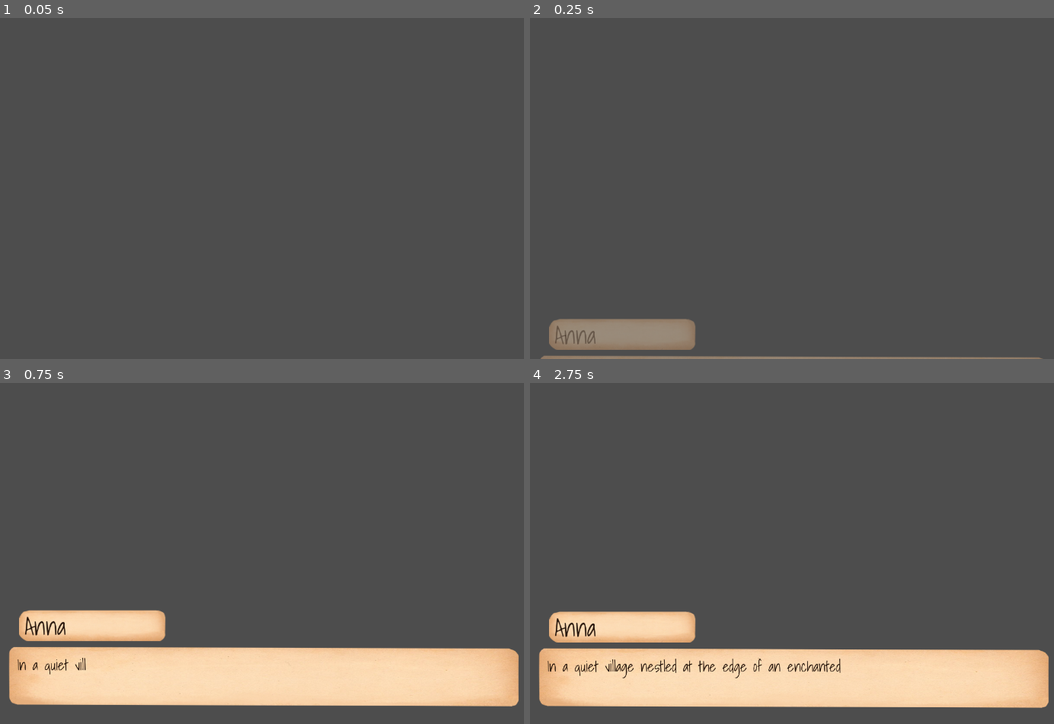
Above: before the commit, frames 1-4 (two rows, left to right).
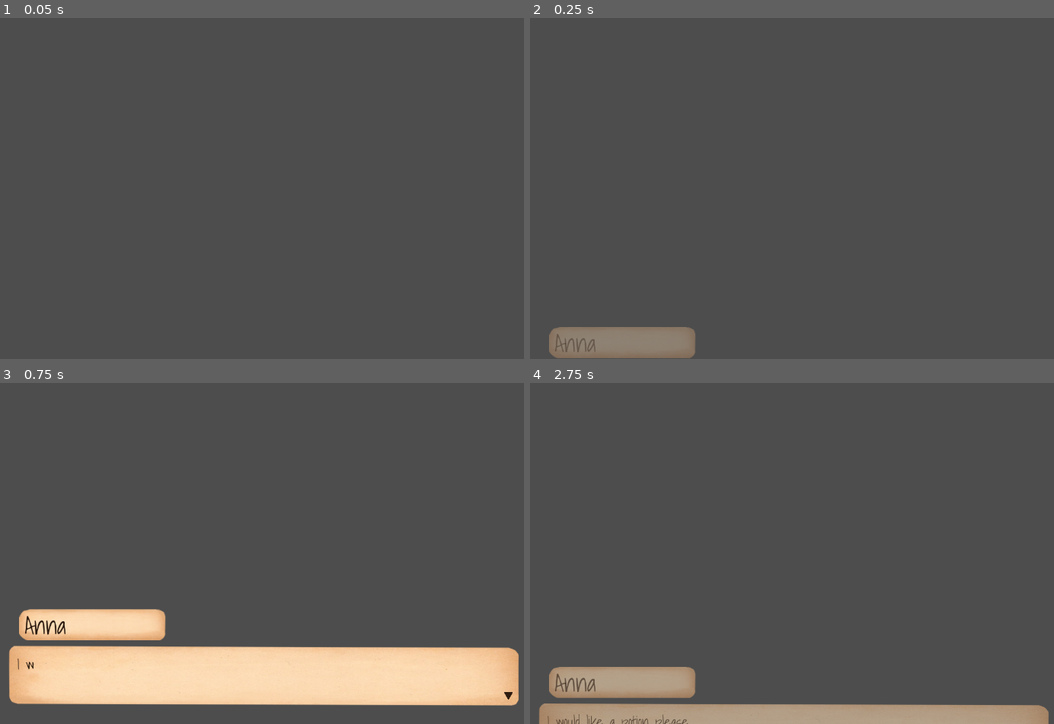
Above: after the commit, the same moments.

Repository: Corbinhol/Hex-Haggles
Game: Godot game, scene res://Scenes/Rooms/Game.tscn
Two runs of this game, one before a commit and one after it. Both use one fixed random seed, a clock stepped at 60 frames per second and the inputs below.
Inputs:
- Up to frame 1 (0.05 s): no input
- Up to frame 2 (0.25 s): no input
- Up to frame 3 (0.75 s): tap Space (Accept) at 0.6 s
- Up to frame 4 (2.75 s): tap Space (Accept) at 1.35, 2.1 s

Frame 1 is identical in both runs. In frame 2, 1.9% of the frame differs, in the area x 2-98%, y 88-100%; in frame 3, 1.3%; in frame 4, 24%, in the area x 1-99%, y 66-100%.

Commit message:
Finished Base Dialogue

Diff:
--- a/Scenes/Rooms/Game.tscn
+++ b/Scenes/Rooms/Game.tscn
@@ -28,6 +28,17 @@
 "points": PackedFloat32Array(268, -0.25, 0, 0.25, 0, 268, -0.25, 0, 0.25, 0),
 "times": PackedFloat32Array(0, 0.433333)
 }
+tracks/2/type = "bezier"
+tracks/2/imported = false
+tracks/2/enabled = true
+tracks/2/path = NodePath(".:modulate:a")
+tracks/2/interp = 1
+tracks/2/loop_wrap = true
+tracks/2/keys = {
+"handle_modes": PackedInt32Array(0, 0),
+"points": PackedFloat32Array(1, -0.25, 0, 0.25, 0, 0, -0.25, 0, 0.25, 0),
+"times": PackedFloat32Array(0.166667, 0.433333)
+}
 
 [sub_resource type="Animation" id="Animation_qi0ad"]
 length = 0.001
@@ -53,6 +64,17 @@
 "points": PackedFloat32Array(268, -0.0005, 0, 0.0005, 0),
 "times": PackedFloat32Array(0)
 }
+tracks/2/type = "bezier"
+tracks/2/imported = false
+tracks/2/enabled = true
+tracks/2/path = NodePath(".:modulate:a")
+tracks/2/interp = 1
+tracks/2/loop_wrap = true
+tracks/2/keys = {
+"handle_modes": PackedInt32Array(0),
+"points": PackedFloat32Array(1, -0.25, 0, 0.25, 0),
+"times": PackedFloat32Array(0)
+}
 
 [sub_resource type="Animation" id="Animation_nwj02"]
 resource_name = "Show"
@@ -76,6 +98,17 @@
 tracks/1/keys = {
 "handle_modes": PackedInt32Array(0, 0),
 "points": PackedFloat32Array(268, -0.25, 0, 0.25, 0, 268, -0.25, 0, 0.25, 0),
+"times": PackedFloat32Array(0, 0.4)
+}
+tracks/2/type = "bezier"
+tracks/2/imported = false
+tracks/2/enabled = true
+tracks/2/path = NodePath(".:modulate:a")
+tracks/2/interp = 1
+tracks/2/loop_wrap = true
+tracks/2/keys = {
+"handle_modes": PackedInt32Array(0, 0),
+"points": PackedFloat32Array(0, -0.25, 0, 0.25, 0, 1, -0.25, 0, 0.25, 0),
 "times": PackedFloat32Array(0, 0.4)
 }
 
@@ -135,9 +168,57 @@
 "points": PackedFloat32Array(1, -0.25, 0, 0.25, 0),
 "times": PackedFloat32Array(0)
 }
+tracks/2/type = "bezier"
+tracks/2/imported = false
+tracks/2/enabled = true
+tracks/2/path = NodePath(".:position:x")
+tracks/2/interp = 1
+tracks/2/loop_wrap = true
+tracks/2/keys = {
+"handle_modes": PackedInt32Array(0),
+"points": PackedFloat32Array(551, -0.25, 0, 0.25, 0),
+"times": PackedFloat32Array(0)
+}
+
+[sub_resource type="Animation" id="Animation_db4sg"]
+resource_name = "Hide"
+tracks/0/type = "bezier"
+tracks/0/imported = false
+tracks/0/enabled = true
+tracks/0/path = NodePath(".:position:x")
+tracks/0/interp = 1
+tracks/0/loop_wrap = true
+tracks/0/keys = {
+"handle_modes": PackedInt32Array(0, 0, 0),
+"points": PackedFloat32Array(551, -0.25, 0, 0.25, 0, 551, -0.25, 0, 0.25, 0, 551, -0.25, 0, 0.25, 0),
+"times": PackedFloat32Array(0, 0.333333, 0.833333)
+}
+tracks/1/type = "bezier"
+tracks/1/imported = false
+tracks/1/enabled = true
+tracks/1/path = NodePath(".:position:y")
+tracks/1/interp = 1
+tracks/1/loop_wrap = true
+tracks/1/keys = {
+"handle_modes": PackedInt32Array(0, 0, 0),
+"points": PackedFloat32Array(578, -0.25, 0, 0.25, 0, 555, -0.25, 0, 0.25, 0, 833, -0.25, 0, 0.25, 0),
+"times": PackedFloat32Array(0, 0.333333, 0.833333)
+}
+tracks/2/type = "bezier"
+tracks/2/imported = false
+tracks/2/enabled = true
+tracks/2/path = NodePath(".:modulate:a")
+tracks/2/interp = 1
+tracks/2/loop_wrap = true
+tracks/2/keys = {
+"handle_modes": PackedInt32Array(0, 0, 0),
+"points": PackedFloat32Array(1, -0.25, 0, 0.25, 0, 1, -0.25, 0, 0.25, 0, 0, -0.25, 0, 0.25, 0),
+"times": PackedFloat32Array(0, 0.4, 0.833333)
+}
 
 [sub_resource type="AnimationLibrary" id="AnimationLibrary_bc6ve"]
 _data = {
+"Hide": SubResource("Animation_db4sg"),
 "Move Up": SubResource("Animation_eqkfa"),
 "RESET": SubResource("Animation_jgugy")
 }
--- a/Scenes/Utils/dialogue_box.gd
+++ b/Scenes/Utils/dialogue_box.gd
@@ -6,6 +6,8 @@
 @onready var move_animation: AnimationPlayer = $"Move Animation"
 @onready var appear_sound: AudioStreamPlayer2D = $"Appear Sound"
 @onready var nametag_move: AnimationPlayer = $"Name-tag/Nametag Move"
+@onready var arrow_move: AnimationPlayer = $Arrow/Move
+@onready var arrow_appear: AnimationPlayer = $Arrow/Appear
 
 
 const char_interval = .05;
@@ -13,12 +15,16 @@
 var target_text = "";
 var pos = 1;
 var is_typing = false;
+var is_shown = false;
 
-func _appear():
+func appear():
 	move_animation.play("Move Up")
 	appear_sound.play()
-func _dissapear():
-	visible = false;
+	is_shown = true;
+func dissapear():
+	move_animation.play("Hide")
+	appear_sound.play()
+	is_shown = false
 func _update_label():
 	label.text = target_text.substr(0, pos)
 func _reset():
@@ -54,7 +60,6 @@
 
 func start_dialogue(text, name):
 	_reset();
-	_appear();
 	target_text = _format_string(text);
 	name_label.text = name;
 	is_typing = true;
@@ -63,7 +68,6 @@
 
 # Called when the node enters the scene tree for the first time.
 func _ready() -> void:
-
 	visible = false
 	_reset();
 	pass # Replace with function body.
@@ -84,6 +88,7 @@
 		_update_label();
 
 		if label.text == target_text or pos == max_characters * 2:
+			arrow_appear.play("Appear")
 			is_typing = false;
 			text_timer.stop();
 	pass # Replace with function body.
--- a/Scenes/Utils/dialogue_box.tscn
+++ b/Scenes/Utils/dialogue_box.tscn
@@ -1,9 +1,10 @@
-[gd_scene load_steps=20 format=3 uid="uid://cr8pelpjj08ry"]
+[gd_scene load_steps=28 format=3 uid="uid://cr8pelpjj08ry"]
 
 [ext_resource type="Script" path="res://Scenes/Utils/dialogue_box.gd" id="1_0x3vq"]
 [ext_resource type="Texture2D" uid="uid://dy5qnf8u3eetw" path="res://Assets/UI/Dialogue/Dialogue.png" id="2_w81rx"]
 [ext_resource type="AudioStream" uid="uid://b2mvbu1ed5bdw" path="res://Assets/Sounds/Pencil Writing/pencil-1.ogg" id="3_sg2lr"]
 [ext_resource type="Texture2D" uid="uid://dbsbyua00mc2e" path="res://Assets/UI/Dialogue/name-tag.png" id="3_x8qsy"]
+[ext_resource type="Texture2D" uid="uid://bec3htlt385k7" path="res://Assets/UI/Dialogue/arrow.png" id="4_fa641"]
 [ext_resource type="AudioStream" uid="uid://cs4aodb8840po" path="res://Assets/Sounds/Pencil Writing/pencil-2.ogg" id="4_noy2c"]
 [ext_resource type="AudioStream" uid="uid://bexiiy444b7gv" path="res://Assets/Sounds/Pencil Writing/pencil-3.ogg" id="5_8ix21"]
 [ext_resource type="AudioStream" uid="uid://bq7demc1trsb4" path="res://Assets/Sounds/Pencil Writing/pencil-4.ogg" id="6_nwpi1"]
@@ -75,6 +76,113 @@
 "Hide": SubResource("Animation_gghri"),
 "RESET": SubResource("Animation_uw6wc"),
 "Show": SubResource("Animation_b6v7k")
+}
+
+[sub_resource type="Animation" id="Animation_4doqq"]
+resource_name = "Move"
+loop_mode = 1
+tracks/0/type = "bezier"
+tracks/0/imported = false
+tracks/0/enabled = true
+tracks/0/path = NodePath(".:position:x")
+tracks/0/interp = 1
+tracks/0/loop_wrap = true
+tracks/0/keys = {
+"handle_modes": PackedInt32Array(0, 0, 0),
+"points": PackedFloat32Array(547, -0.25, 0, 0.25, 0, 547, -0.25, 0, 0.25, 0, 547, -0.25, 0, 0.25, 0),
+"times": PackedFloat32Array(0, 0.5, 1)
+}
+tracks/1/type = "bezier"
+tracks/1/imported = false
+tracks/1/enabled = true
+tracks/1/path = NodePath(".:position:y")
+tracks/1/interp = 1
+tracks/1/loop_wrap = true
+tracks/1/keys = {
+"handle_modes": PackedInt32Array(0, 0, 0),
+"points": PackedFloat32Array(45, -0.25, 0, 0.25, 0, 40, -0.25, 0, 0.25, 0, 45, -0.25, 0, 0.25, 0),
+"times": PackedFloat32Array(0, 0.5, 1)
+}
+
+[sub_resource type="Animation" id="Animation_78ein"]
+length = 0.001
+tracks/0/type = "bezier"
+tracks/0/imported = false
+tracks/0/enabled = true
+tracks/0/path = NodePath(".:position:x")
+tracks/0/interp = 1
+tracks/0/loop_wrap = true
+tracks/0/keys = {
+"handle_modes": PackedInt32Array(0),
+"points": PackedFloat32Array(547, -0.25, 0, 0.25, 0),
+"times": PackedFloat32Array(0)
+}
+tracks/1/type = "bezier"
+tracks/1/imported = false
+tracks/1/enabled = true
+tracks/1/path = NodePath(".:position:y")
+tracks/1/interp = 1
+tracks/1/loop_wrap = true
+tracks/1/keys = {
+"handle_modes": PackedInt32Array(0),
+"points": PackedFloat32Array(45, -0.25, 0, 0.25, 0),
+"times": PackedFloat32Array(0)
+}
+
+[sub_resource type="AnimationLibrary" id="AnimationLibrary_sf378"]
+_data = {
+"Move": SubResource("Animation_4doqq"),
+"RESET": SubResource("Animation_78ein")
+}
+
+[sub_resource type="Animation" id="Animation_v3jnd"]
+resource_name = "Appear"
+length = 0.2667
+tracks/0/type = "bezier"
+tracks/0/imported = false
+tracks/0/enabled = true
+tracks/0/path = NodePath(".:modulate:a")
+tracks/0/interp = 1
+tracks/0/loop_wrap = true
+tracks/0/keys = {
+"handle_modes": PackedInt32Array(0, 0),
+"points": PackedFloat32Array(0, -0.25, 0, 0.25, 0, 1, -0.25, 0, 0.25, 0),
+"times": PackedFloat32Array(0, 0.266667)
+}
+
+[sub_resource type="Animation" id="Animation_tpy3h"]
+length = 0.001
+tracks/0/type = "bezier"
+tracks/0/imported = false
+tracks/0/enabled = true
+tracks/0/path = NodePath(".:modulate:a")
+tracks/0/interp = 1
+tracks/0/loop_wrap = true
+tracks/0/keys = {
+"handle_modes": PackedInt32Array(0),
+"points": PackedFloat32Array(0, -0.0005, 0, 0.0005, 0),
+"times": PackedFloat32Array(0)
+}
+
+[sub_resource type="Animation" id="Animation_s0mpt"]
+resource_name = "Dissapear"
+tracks/0/type = "bezier"
+tracks/0/imported = false
+tracks/0/enabled = true
+tracks/0/path = NodePath(".:modulate:a")
+tracks/0/interp = 1
+tracks/0/loop_wrap = true
+tracks/0/keys = {
+"handle_modes": PackedInt32Array(0, 0),
+"points": PackedFloat32Array(1, -0.25, 0, 0.25, 0, 0, -0.25, 0, 0.25, 0),
+"times": PackedFloat32Array(0, 0.266667)
+}
+
+[sub_resource type="AnimationLibrary" id="AnimationLibrary_20ysg"]
+_data = {
+"Appear": SubResource("Animation_v3jnd"),
+"Dissapear": SubResource("Animation_s0mpt"),
+"RESET": SubResource("Animation_tpy3h")
 }
 
 [sub_resource type="AudioStreamRandomizer" id="AudioStreamRandomizer_lfp37"]
@@ -124,18 +232,34 @@
 scale = Vector2(0.473566, 0.473566)
 
 [node name="Label" type="Label" parent="Dialogue/Node2D"]
-offset_left = -574.366
-offset_top = -67.5724
-offset_right = 1596.63
-offset_bottom = 151.428
+offset_left = -574.0
+offset_top = -68.0
+offset_right = 1519.0
+offset_bottom = 151.0
 pivot_offset = Vector2(419, 107)
 theme_override_colors/font_color = Color(0.148564, 0.0880255, 0.0472015, 1)
 theme_override_font_sizes/font_size = 64
-text = "dwdwdwdwdwadwadwaddwadawdwaddwdwadwadwdwaddwdwdwdwdwadwadwaddwadawdwadddwdwadwadw
-kawddjwkjdwadwadawdawdawdwadadawdawdwadwadwadwadwadwadwadwadwadwadwadwadwadwadwadwad
+text = "
 "
 autowrap_mode = 2
 clip_text = true
+
+[node name="Arrow" type="Sprite2D" parent="."]
+modulate = Color(1, 1, 1, 0)
+position = Vector2(547, 45)
+scale = Vector2(0.186783, 0.186783)
+texture = ExtResource("4_fa641")
+
+[node name="Move" type="AnimationPlayer" parent="Arrow"]
+libraries = {
+"": SubResource("AnimationLibrary_sf378")
+}
+autoplay = "Move"
+
+[node name="Appear" type="AnimationPlayer" parent="Arrow"]
+libraries = {
+"": SubResource("AnimationLibrary_20ysg")
+}
 
 [node name="Text Timer" type="Timer" parent="."]
 
--- a/Scenes/Utils/shop_menu.gd
+++ b/Scenes/Utils/shop_menu.gd
@@ -1,9 +1,12 @@
 extends Node2D
 @onready var move_animation: AnimationPlayer = $"Move Animation"
+@onready var open_sound: AudioStreamPlayer2D = $"Open Sound"
+
 var is_visible = false
 
 func show_menu():
 	is_visible = true
+	open_sound.play()
 	move_animation.play("Show")
 	pass
 func hide_menu():
--- a/Scenes/Utils/shop_menu.tscn
+++ b/Scenes/Utils/shop_menu.tscn
@@ -1,7 +1,8 @@
-[gd_scene load_steps=3 format=3 uid="uid://eyw04c48vkcd"]
+[gd_scene load_steps=4 format=3 uid="uid://eyw04c48vkcd"]
 
 [ext_resource type="Script" path="res://Scenes/Utils/shop_menu.gd" id="1_4qyor"]
 [ext_resource type="Texture2D" uid="uid://dbsbyua00mc2e" path="res://Assets/UI/Dialogue/name-tag.png" id="1_tm3rl"]
+[ext_resource type="AudioStream" uid="uid://bipgmlgy86qov" path="res://Assets/Sounds/Page Turning/page-turning.ogg" id="3_qfmr5"]
 
 [node name="Shop Menu" type="Node2D"]
 script = ExtResource("1_4qyor")
@@ -12,3 +13,6 @@
 scale = Vector2(1.92956, 8.14272)
 texture = ExtResource("1_tm3rl")
 offset = Vector2(2.92816, -0.359837)
+
+[node name="Open Sound" type="AudioStreamPlayer2D" parent="."]
+stream = ExtResource("3_qfmr5")
--- a/Scripts/QueueItem.gd
+++ b/Scripts/QueueItem.gd
@@ -1,6 +1,6 @@
 class_name QueueItem extends Node
 enum action_types {IDLE, DIALOGUE, MENU, WAIT, CHOICE, CUTSCENE, NPC_ENTER, NPC_LEAVE}
-var status = null
+var action = null
 var text = null;
 var options = []
 var waittime = null;
--- a/Scripts/QueueSystem.gd
+++ b/Scripts/QueueSystem.gd
@@ -21,8 +21,18 @@
 		queue = out_queue
 	pass
 
+func get_current():
+	return queue.get(0);
+
+func get_next():
+	return queue.get(1);
+
+func shift_queue():
+	_remove_from_queue(0)
+
 func create(action : int = action_types.WAIT):
-	var item = QueueItem.new;
+	var item = QueueItem.new();
+	item.action = action
 	return item;
 
 func add_idle():
--- a/Scripts/game_manager.gd
+++ b/Scripts/game_manager.gd
@@ -1,15 +1,52 @@
 extends Node
 @onready var dialogue_box: Node2D = $"../Dialogue Box"
 @onready var shop_menu: Node2D = $"../Shop Menu"
-
 const QueueSystem = preload("res://Scripts/QueueSystem.gd")
 var QS = QueueSystem.new();
+
 var test_toggle = false;
 
+func _init_queue_item():
+	var current = QS.get_current();
+	if current.action == QS.action_types.DIALOGUE:
+		if dialogue_box.is_shown == false:
+			dialogue_box.appear();
+			dialogue_box.start_dialogue(current.text, current.name)
+		else:
+			dialogue_box.start_dialogue(current.text, current.name)
+
+func _check_queue():
+	var current = QS.get_current();
+	var next = QS.get_next();
+	if current.action == current.action_types.IDLE:
+		if next != null:
+			QS.shift_queue();
+			_init_queue_item();
+	if current.action == current.action_types.DIALOGUE:
+		if !dialogue_box.is_typing:
+			if Input.is_action_just_pressed("Accept"):
+				if next != null:
+					if next.action == current.action_types.DIALOGUE:
+						QS.shift_queue();
+						_init_queue_item();
+					else:
+						dialogue_box.dissapear();
+						QS.shift_queue();
+						_init_queue_item();
+				else:
+					print("NOT")
+					dialogue_box.dissapear();
+					QS.shift_queue();
+					_init_queue_item();
+	pass
+
 func _ready():
-	dialogue_box.start_dialogue("In a quiet village nestled at the edge of an enchanted forest, a young boy named Elias stumbled upon an ancient, moss-covered stone while chasing a firefly. Curious, he touched the stone, and a soft glow enveloped him. Suddenly, he could hear the whispers of the trees and feel the heartbeat of the earth beneath his feet.", "Anna")
+	QS.add_idle()
+	QS.add_dialogue("Hello There", "Anna")
+	QS.add_dialogue("I would like a potion please.", "Anna")
 	pass
 func _process(delta: float) -> void:
+	_check_queue()
 	if Input.is_action_just_pressed("Debug_1"):
 		if !test_toggle:
 			dialogue_box.hide_nametag();
Not shown, added: Assets/Sounds/Paper Shuffling/papershuffling-77494.ogg.import
Binary file added: Assets/UI/Dialogue/arrow.png
Not shown, added: Assets/UI/Dialogue/arrow.png.import
Not shown: 1 places in Scenes/Rooms/Game.tscn that only renumber resources
Not shown, changed: .gitignore
Not shown, added: Assets/Sounds/Paper Shuffling/papershuffling-77494.ogg
